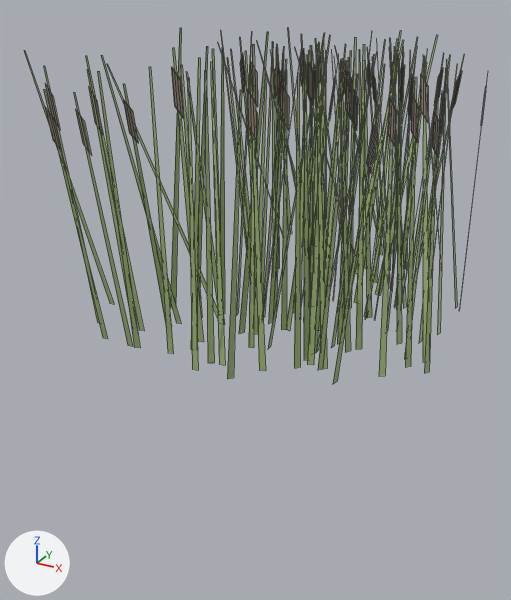
A saved change to the FBX model FloatyBoaty/Assets/Models/2DPolyReeds.fbx.
Before and after are seen from a 50 mm camera at (5.44, -7.76, 3.13) aimed at (1.23, -0.1, -0.7). Every picture has the same lights, and +X, +Y and +Z are marked at lower left. Mesh edges are drawn as thin lines. Where no turn or scale is listed for an object, it has been applied to the vertices. Vertices at the same position are counted once.

Names of what the first picture shows: 'Reed2DPoly_Model'.
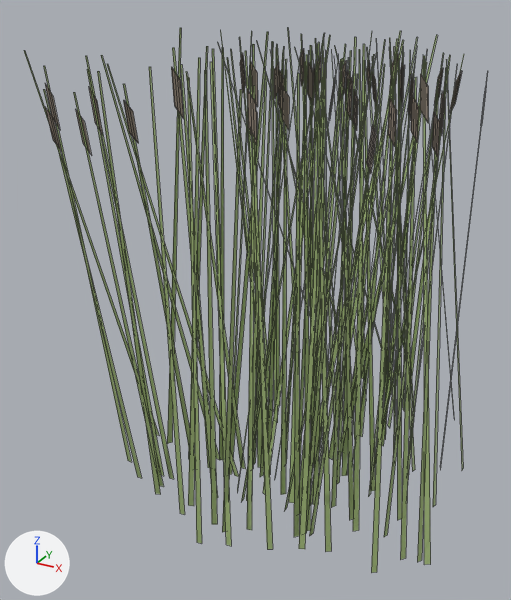
Where the change shows, as pixel boxes [x1, y1, x2, y2] in the pictures (511 x 600 px):
'Reed2DPoly_Model', reshaped (53% taller): before [24, 28, 487, 384]; after [24, 28, 487, 573]
part 1 of me_mesh, added (green): after [24, 28, 487, 573]
part 2 of me_mesh, deleted (green): before [24, 28, 487, 384]

The change, as a list of edits to the scene's bpy script:
```text
Change me_mesh:
    used by ob_reed2dpoly_model
    remove me_mesh.from_pydata(...)  # 1474 vertices, 207 faces; spans x -0.62..3.89, y -2.81..3.02, z -0.82..2.74
    add me_mesh.from_pydata(...)  # 828 vertices, 207 faces; spans x -0.62..4.16, y -2.81..3.67, z -3.24..2.74
    me_mesh part 1: 258 vertices added at x -0.26..4.16, y -2.17..3.67, z -3.24..-2.93
    me_mesh part 2: 256 vertices removed from x -0.42..3.89, y -2.21..3.02, z -0.82..-0.54
```
